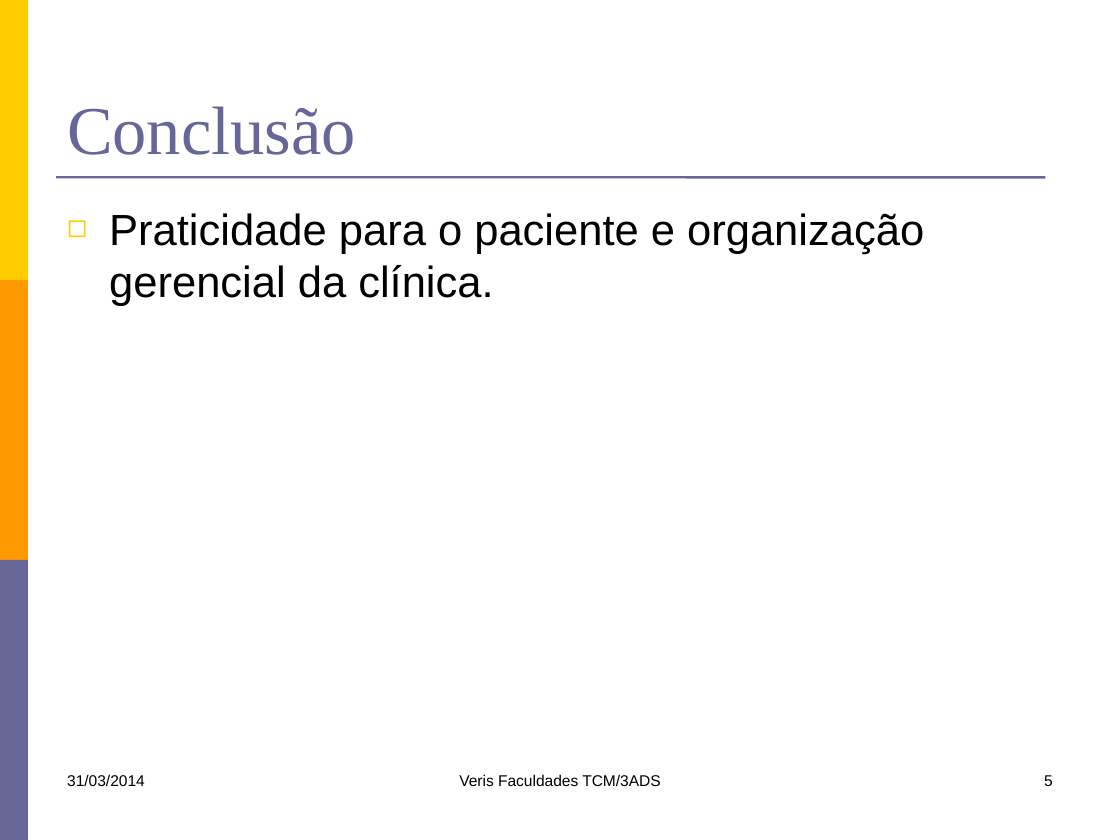
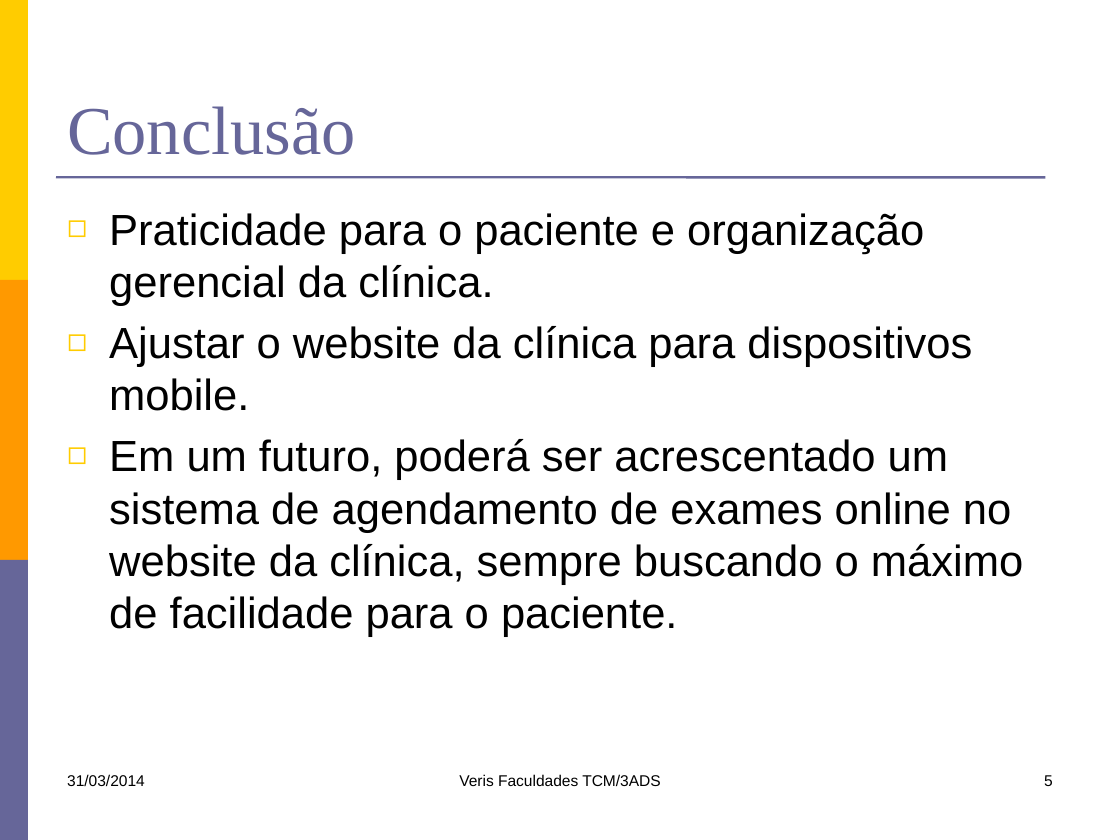
Before and after one commit to kokmz/TCCHUE, a slide deck: slide 5 of documentacao/G4_Apresentacao1sem2014.pptx. Drawn at 1120x840 pixels with LibreOffice and Linux fonts; fonts in the diff are those of the drawing. Boxes give left, top, right and bottom in pixels: in the first picture for what was removed or moved away, otherwise in the second. Text is boxed around its words. In the diff, an @@ line names an element or a change of style, - is before the commit and + after.

Commit message:
Atualização do slide para apresentação

```diff
--- a/documentacao/G4_Apresentacao1sem2014.pptx
+++ b/documentacao/G4_Apresentacao1sem2014.pptx
@@ text at (x1=109, y1=326, x2=1023, y2=637): paragraphs added @@
+◻ Ajustar o website da clínica para dispositivos mobile.
+◻ Em um futuro, poderá ser acrescentado um sistema de agendamento de exames online no website da clínica, sempre buscando o máximo de facilidade para o paciente.
```
Also in this commit, not shown: 1 other slide changed.
